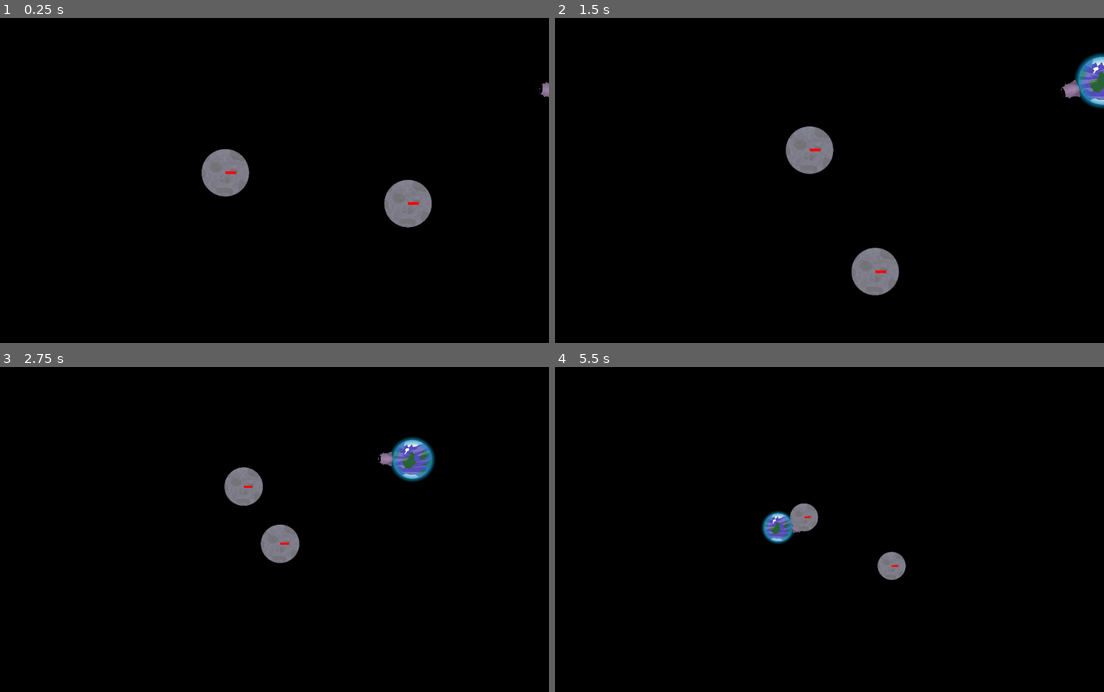
Above: before the commit, frames 1-4 (two rows, left to right).
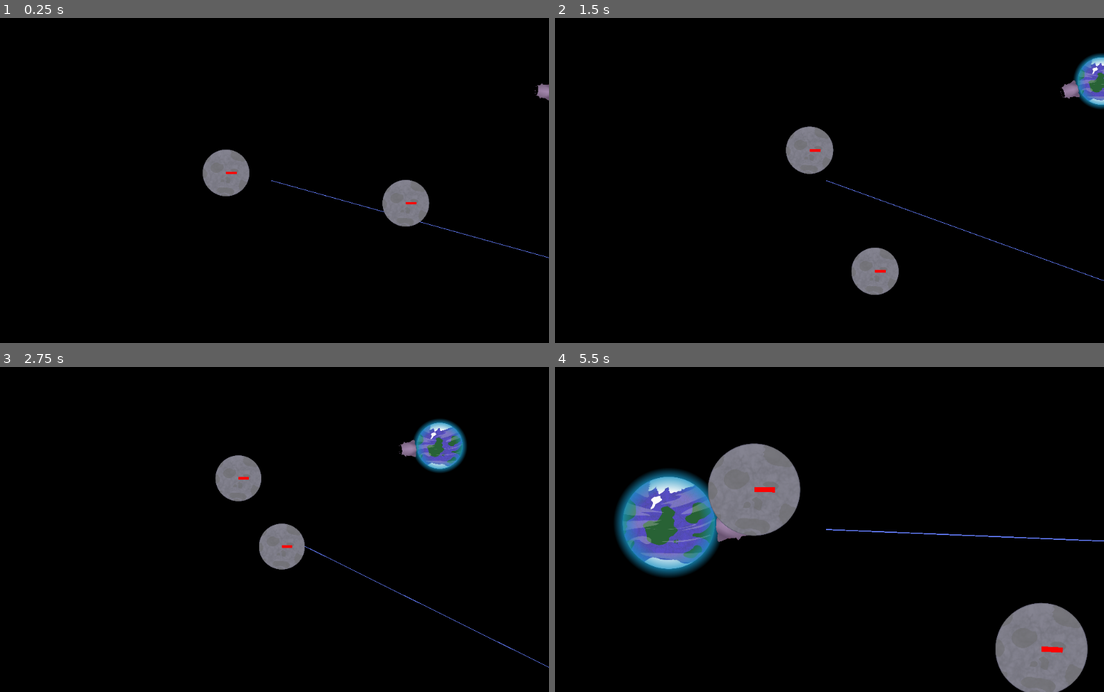
Above: after the commit, the same moments.

Repository: Pfeil/Moonshot
Game: Godot game, scene res://planet_player/test.tscn
Same seed, same stepped clock (60 frames per second), same inputs: the game is played once before the commit and once after it.
Inputs (mouse positions are in pixels of both pictures, inside the frame that each line leads up to):
- Up to frame 1 (0.25 s): no input
- Up to frame 2 (1.5 s): move the mouse to (950, 164) at 0.52 s; hold Mouse wheel down (Zoom_OUT) 0.53-1.28 s; move the mouse to (714, 196) at 1.27 s; tap Mouse wheel up (Zoom_IN) at 1.35 s
- Up to frame 3 (2.75 s): tap Mouse wheel down (Zoom_OUT) at 1.55 s; move the mouse to (323, 458) at 2.02 s; hold Mouse wheel down (Zoom_OUT) from 2.03 s (still down)
- Up to frame 4 (5.5 s): move the mouse to (796, 594) at 2.77 s; release Mouse wheel down (Zoom_OUT) at 2.78 s; tap Mouse wheel down (Zoom_OUT) at 2.85, 3.8, 4.35 s; move the mouse to (994, 578) at 3.52 s; hold Mouse wheel up (Zoom_IN) 3.53-4.28 s; move the mouse to (659, 480) at 4.27 s; move the mouse to (851, 529) at 5.02 s; hold Mouse wheel down (Zoom_OUT) from 5.03 s (still down)

The runs differ from the first frame. In frame 1, 0.4% of the frame differs, in the area x 36-100%, y 19-74%; in frame 2, 0.4%; in frame 3, 3.0%; in frame 4, 14%, in the area x 10-100%, y 23-100%.

Commit message:
Add first version of autozoom.
Needs improvements.

Diff:
--- a/planet_player/planet_player.tscn
+++ b/planet_player/planet_player.tscn
@@ -17,7 +17,9 @@
 [sub_resource type="CircleShape2D" id=3]
 radius = 43.7347
 
-[node name="PlanetPlayer" type="RigidBody2D"]
+[node name="PlanetPlayer" type="RigidBody2D" groups=[
+"players",
+]]
 physics_material_override = SubResource( 1 )
 linear_damp = 0.0
 angular_damp = 0.0
--- a/tools/MassCenterCamera2D.gd
+++ b/tools/MassCenterCamera2D.gd
@@ -1,10 +1,21 @@
 extends Camera2D
 
+# larger allows to zoom further away.
+export var minimal_zoom_level: float = 5
+# minimal margin between players and end of the screen (multiplyer)
+export var bounary_to_players: float = 2
+export var camera_zoom_speed: float = 0.01
+
 const step: float = 0.9;  # 0.1 = 10%
-onready var planets: Array = get_tree().get_nodes_in_group("planet")
+onready var planets: Array = self.get_tree().get_nodes_in_group("planet")
+onready var players: Array = self.get_tree().get_nodes_in_group("players")
+
+onready var camera_start_size: Rect2 = self.get_viewport_rect()
+
+onready var arrow_distance = self.get_node("max_distance")
 
 
-func _process(delta):
+func _process(_delta):
 	var mass_center: Vector2 = Vector2.ZERO
 	var mass_sum: float = 0
 	for planet in planets:
@@ -13,18 +24,39 @@
 	mass_center /= mass_sum
 	self.position = mass_center
 
+	self.adjust_zoom_level()
 
 
 func _input(event):
+	var zoom_out_allow: bool = self.zoom.x < self.minimal_zoom_level
 	if event.is_action_pressed("Zoom_IN"):
 		self.zoom *= self.step
 		self.drag_margin_bottom *= self.step
 		self.drag_margin_top    *= self.step
 		self.drag_margin_left   *= self.step
 		self.drag_margin_right  *= self.step
-	elif event.is_action_pressed("Zoom_OUT"):
+	elif zoom_out_allow and event.is_action_pressed("Zoom_OUT"):
 		self.zoom /= self.step
 		self.drag_margin_bottom /= self.step
 		self.drag_margin_top    /= self.step
 		self.drag_margin_left   /= self.step
 		self.drag_margin_right  /= self.step
+
+
+func adjust_zoom_level():
+	var self_x = self.global_position.x
+	var self_y = self.global_position.y
+	var x: float = abs(self.players[0].global_position.x - self_x)
+	var y: float = abs(self.players[0].global_position.y - self_y)
+	var b = self.bounary_to_players
+
+	for thing in self.players:
+		x = max(x, abs(thing.global_position.x - self_x)) * b
+		y = max(y, abs(thing.global_position.y - self_y)) * b
+
+	var target_size: Vector2 = Vector2(x, y)
+	self.arrow_distance.set_direction(target_size)
+	var max_size: Vector2 = self.camera_start_size.size
+	var factor_difference: Vector2 = target_size / max_size
+	var max_factor: float = min(max(factor_difference.x, factor_difference.y), self.minimal_zoom_level)
+	self.zoom = self.zoom.linear_interpolate(Vector2(max_factor, max_factor), self.camera_zoom_speed)
--- a/tools/MassCenterCamera2D.tscn
+++ b/tools/MassCenterCamera2D.tscn
@@ -1,8 +1,10 @@
-[gd_scene load_steps=2 format=2]
+[gd_scene load_steps=3 format=2]
 
 [ext_resource path="res://tools/MassCenterCamera2D.gd" type="Script" id=1]
+[ext_resource path="res://tools/direction_arrow.tscn" type="PackedScene" id=2]
 
 [node name="MassCenterCamera2D" type="Camera2D"]
-position = Vector2( -1.78174, 0 )
 current = true
 script = ExtResource( 1 )
+
+[node name="max_distance" parent="." instance=ExtResource( 2 )]
